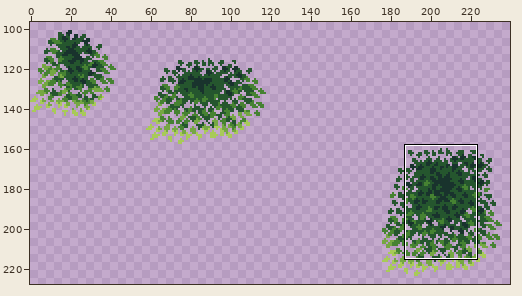
Two states of a pixel-art file, Textures/Environment/TreeLeaves.aseprite. Above, an overview of the earlier version with the close-up marked.
Close-up. Before the commit:
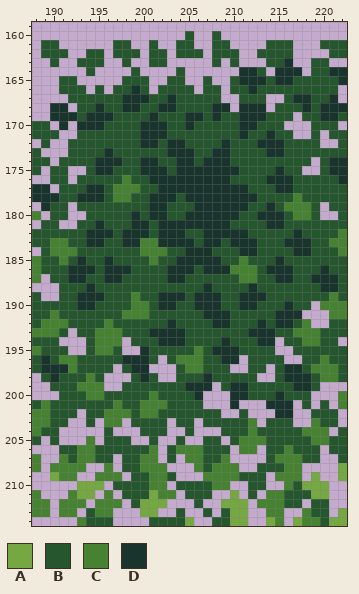
256x256 pixels, 1 frame. Shown: x 188..222, y 159..214. The wide view leaves out empty margins. The commit also changed other parts of the picture, which this record leaves out.
Palette (. is transparent): A #75a743  B #25562e  C #468232  D #19332d
Pixels before, first column x 188:
160 .................B..B..............
161 .BB......BB..B..BB..BB....BBB...BBB
162 .BBB..BB.BBB.BB.BBB.BBB..BBBB....BB
163 ..B..BBB..B..BB.....B.B...BBD..BB..
164 ......B....B....B......DDB.DDD.BBDD
165 ...BB.....BBB..BB..B..BDDDBDDBBBBBD
166 ...BBB.B.BBDB.BBBB.BB.BBDBBBBBBBBB.
167 ....BBBBBBDDDBBDBBBBB..BBB..BDDBBD.
168 ..DD.BBDBBDDBBDDBBBBDD.DDD.BBBDBDDD
169 ..DDDBDDDBBBBDBBBDDBDBBDDDBBB.BBDDB
170 BB.D.DDDBBBBDDDBBDBBBBBDDBBB...BBB.
171 BBB..BBBBBBBDDDBBBBBBBBDBBDBB..B.BB
172 .B..BBBBBBBBDDBDDBBBBDBBBDDDBBBB..B
173 B...BBBBDBBBBBBDDDBBDDBBBBDDBBBBBBB
174 BB.BBBBDDDBBDDBBDDBDDDBBBBBBBBB.BDD
175 B.BB..BDDBBBDDDBDDDDDDDBBBBDBB..BDD
176 ..BB.BBBBBCBBDDDDDDDDDBBBBDDDBBBBBD
177 DD.BBBDDBCCCBBDDDDDDDDDDBBBDDBBBBBB
178 DDDBBDDDBCCBBDDDBDDDDDDDDBBBBCBBBBB
179 .DBB.BBBBBBBBDDBBBDDDDDDBBDBCCCB.BB
180 C.BB..BBBBBDBDDBBDDDDDDBBDDDBCCB..B
181 .BB..BBDBBBDDBDDDDDDDDBBBBDDBBBBBBB
182 BBBBBBDDDBDDDBDDDBBDDDDDBBBBBDBBBBC
183 BBCCBBDDBBDDCCDDDDBDDBDDDBBBDDDBBCC
184 .BCCCBBBBBBBCCCBBDDDBBBDDBBBBDDBBBC
185 CBBCBDBBDBBBBCBBDDDDDBBCBBBDBBBBBBB
186 CBBBDDDBDDDBBBBDDDBDDDCCCBDDDBBBDBB
187 C.BBDDBBDDBBBBBDDBBBBBBCCBBDDBBDDDB
188 ...BBBDBBBBBBBBBBBBDBBBBDBBBBBBBDDB
189 B..BBDDDBBBCBBDDDBDDDBBDDDBBBBBBBCB
190 BBBBBDDBBBBCCBDDBBDDDBBDDBBBDBB.CCC
191 BBCBBBBBBBCCCBBBBBBDDDBBBBBDDD...CC
192 BCCCBBBBCBBBBBBDBBBBDDBBBDBDDBC..BB
193 CCCB.BBCCCBBBDDDDBBBBBBBDDDBBCCCBBB
194 BBB...BCCC.BBBDDDBBBBDBBBDD.BBCCBB.
195 CBBB..BCCB..DBBBBBCBDDDBBBB..BBBBBB
196 BDBCCBBBBBDDDB.BCCCBBDD.BBBB..BBCBB
197 BDDDCBBBB.BDD...BCCBBB..BB.BDDBCCCB
198 .BDBBBCB...BDB..BBBDBBBBB..BDDDBCCB
199 ..BBBCCC..BBBBBBBDDD.BDDBBBBBDDB...
200 ...BBBCCBBBBBCBBBBD...DDBBBDBBB...C
201 BCBBBBBBBCBBCCCBBBB...D...DDD.B.B.C
202 CCBBB.BBCCCBCCBBBBBBB..B...DD..BBB.
203 CCBB..B.CC.BBBB.BB.BBBBBC.BBB..CBB.
204 CBB.....B...BBB..B...BBBCBBBBBCCC.B
205 B.B...C.BBB..B..B..BB.BCCCBBBBBCCBB
206 ...BBCCBBBBBBC.BCCCBBB.CC.BBCBBB.BB
207 C..CBCCBB.BBCC.B.CCBBC....BCCCBB..B
208 C.CCCC..C.BBCCC...CBCCC..BBBCC....A
209 ..ACC..CCC.BBCCB...CCCCBBB.CCC.A..A
210 .....AAA.BBBBCC.BBBBCC..BB..CBAAA..
211 C...CAA.C.BBBACC.BBB..A.B.CCBBBAA..
212 CC.CCC.CCC.BAAA...B..AAA.CCCBB.BB..
213 CC.CC.BCC...AA..B..B.BAA..CC..CBB.A
214 .....CBBB....BBBBA..BBAA..AC.ACCBAA
After the commit:
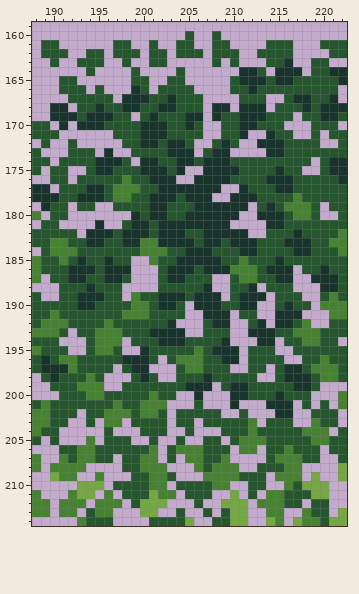
What changed:
{"y":165,"x":198,"old":"B","new":"."}
{"y":165,"x":207,"old":"B","new":"."}
{"y":166,"x":197,"old":"BB","new":".."}
{"y":166,"x":207,"old":"BB","new":".."}
{"y":167,"x":197,"old":"B","new":"."}
{"y":167,"x":207,"old":"BB","new":".."}
{"y":168,"x":207,"old":"B","new":"."}
{"y":169,"x":199,"old":"B","new":"."}
{"y":169,"x":207,"old":"B","new":"."}
{"y":170,"x":207,"old":"BB","new":".."}
{"y":171,"x":193,"old":"BBBB","new":"...."}
{"y":171,"x":207,"old":"BB","new":".."}
{"y":171,"x":212,"old":"BB","new":".."}
{"y":172,"x":193,"old":"BBBBB","new":"....."}
{"y":172,"x":206,"old":"BB","new":".."}
{"y":172,"x":211,"old":"BB","new":".."}
{"y":173,"x":195,"old":"B","new":"."}
{"y":173,"x":197,"old":"BB","new":".."}
{"y":173,"x":206,"old":"B","new":"."}
{"y":173,"x":210,"old":"BBBB","new":"...."}
{"y":174,"x":199,"old":"B","new":"."}
{"y":175,"x":205,"old":"DD","new":".."}
{"y":176,"x":204,"old":"DD","new":".."}
{"y":177,"x":209,"old":"DD","new":".."}
{"y":178,"x":208,"old":"DD","new":".."}
{"y":179,"x":195,"old":"BB","new":".."}
{"y":179,"x":212,"old":"B","new":"."}
{"y":180,"x":194,"old":"BBBBB","new":"....."}
{"y":180,"x":211,"old":"BB","new":".."}
{"y":181,"x":193,"old":"BB","new":".."}
{"y":181,"x":196,"old":"BB","new":".."}
{"y":181,"x":210,"old":"BBBB","new":"...."}
{"y":182,"x":193,"old":"B","new":"."}
{"y":182,"x":212,"old":"BB","new":".."}
{"y":185,"x":199,"old":"BB","new":".."}
{"y":186,"x":199,"old":"BBB","new":"..."}
{"y":186,"x":217,"old":"B","new":"."}
{"y":187,"x":199,"old":"BBB","new":"..."}
{"y":187,"x":208,"old":"BB","new":".."}
{"y":187,"x":217,"old":"BB","new":".."}
{"y":188,"x":198,"old":"BBBB","new":"...."}
{"y":188,"x":208,"old":"BB","new":".."}
{"y":188,"x":213,"old":"B","new":"."}
{"y":188,"x":217,"old":"BBB","new":"..."}
{"y":189,"x":198,"old":"B","new":"."}
{"y":189,"x":209,"old":"B","new":"."}
{"y":189,"x":214,"old":"B","new":"."}
{"y":189,"x":218,"old":"BB","new":".."}
{"y":190,"x":205,"old":"B","new":"."}
{"y":190,"x":213,"old":"BB","new":".."}
{"y":191,"x":205,"old":"BB","new":".."}
{"y":191,"x":210,"old":"B","new":"."}
{"y":191,"x":213,"old":"BB","new":".."}
{"y":192,"x":204,"old":"BBB","new":"..."}
{"y":192,"x":210,"old":"BB","new":".."}
{"y":192,"x":214,"old":"B","new":"."}
{"y":193,"x":205,"old":"BB","new":".."}
{"y":193,"x":210,"old":"BB","new":".."}
{"y":194,"x":210,"old":"BBB","new":"..."}
{"y":195,"x":211,"old":"B","new":"."}
{"y":200,"x":204,"old":"BB","new":".."}
{"y":201,"x":203,"old":"BBB","new":"..."}
{"y":202,"x":203,"old":"B","new":"."}
{"y":208,"x":196,"old":"C","new":"."}
{"y":209,"x":196,"old":"CC","new":".."}
